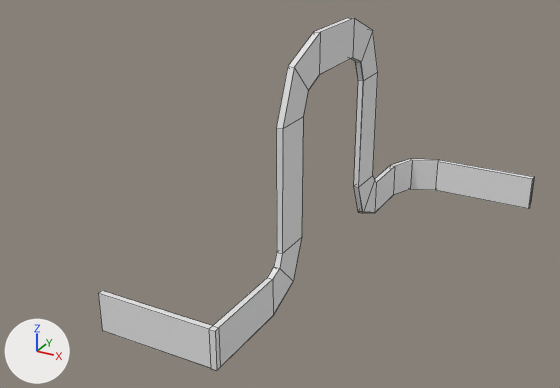
Two versions of the FBX model Assets/3D Objects/untitled.fbx, one commit apart.
Before and after are seen from a 50 mm camera at (107.0, -290.0, 138.0) aimed at (-18.0, -63.0, 25.0). Every picture has the same lights, and +X, +Y and +Z are marked at lower left. Mesh edges are drawn as thin lines.
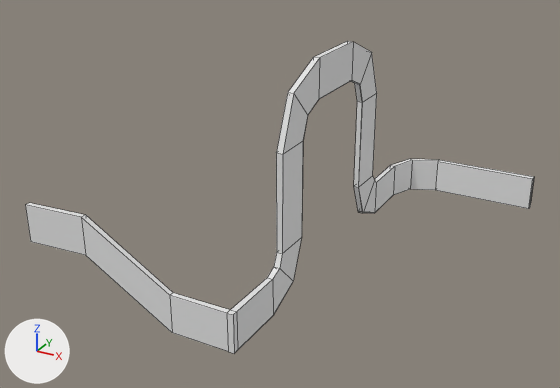
The change, as a diff of the scene's bpy script:
```diff
--- a/Assets/3D Objects/untitled.fbx.py
+++ b/Assets/3D Objects/untitled.fbx.py
@@ me_cube_005 @@
 # used by ob_cube_004; location = (54.2, 27.1, 0.0)
-me_cube_005.from_pydata(...)  # 121 vertices, 116 faces; spans x -100.0..0.0, y -159.0..1.0, z -3.0..86.0
+me_cube_005.from_pydata(...)  # 133 vertices, 128 faces; spans x -136.0..0.0, y -152.0..1.0, z -3.0..78.0
+# me_cube_005 part 1
+# 32 vertices in x -58.0..-56.0, y -119.0..-42.0, z 61.0..86.0 move by (0.0, 0.0, -8.0)
+# 4 vertices in x -58.0..-56.0, y -111.0..-49.0, z 79.0 move by (0.0, 0.0, -9.0)
+# me_cube_005 part 2
+# 10 vertices in x -58.0..-56.0, y -159.0..-157.0, z -3.0..11.0 move by (0.0, 9.0, 0.0)
+# 5 vertices in x -58.0..-56.0, y -159.0, z -3.0..11.0 move by (0.0, 10.0, 0.0)
+# 5 vertices in x -100.0, y -159.0..-157.0, z -3.0..11.0 move by (20.0, 9.0, 0.0)
+# 1 vertex moves from x -100.0, y -159.0, z -3.0 to x -80.0, y -149.0, z -3.0
+# 12 vertices are added at x -136.0..-113.0, y -152.0..-148.0, z 17.0..31.0
+# 12 new faces join them
```

Changed parts and their boxes (x1, y1, x2, y2) in the pictures (560 x 388 px; the box of a moved part takes in the faces that stretch with it):
'Cube.004', reshaped (17% wider, 12% shorter)
    before: (98, 18, 534, 371)
    after: (25, 41, 534, 353)
part 1 of me_cube_005, moved or reshaped
    before: (276, 18, 378, 254)
    after: (276, 41, 377, 254)
part 2 of me_cube_005, built on
    before: (98, 278, 273, 371)
    after: (25, 203, 273, 353)
